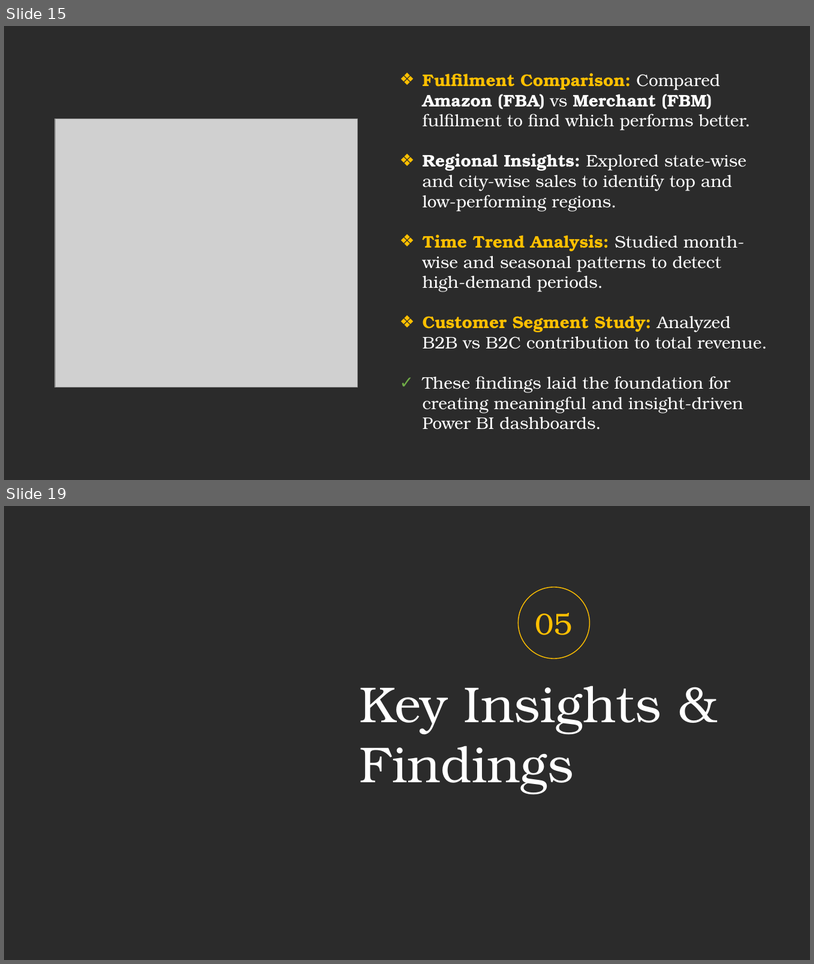
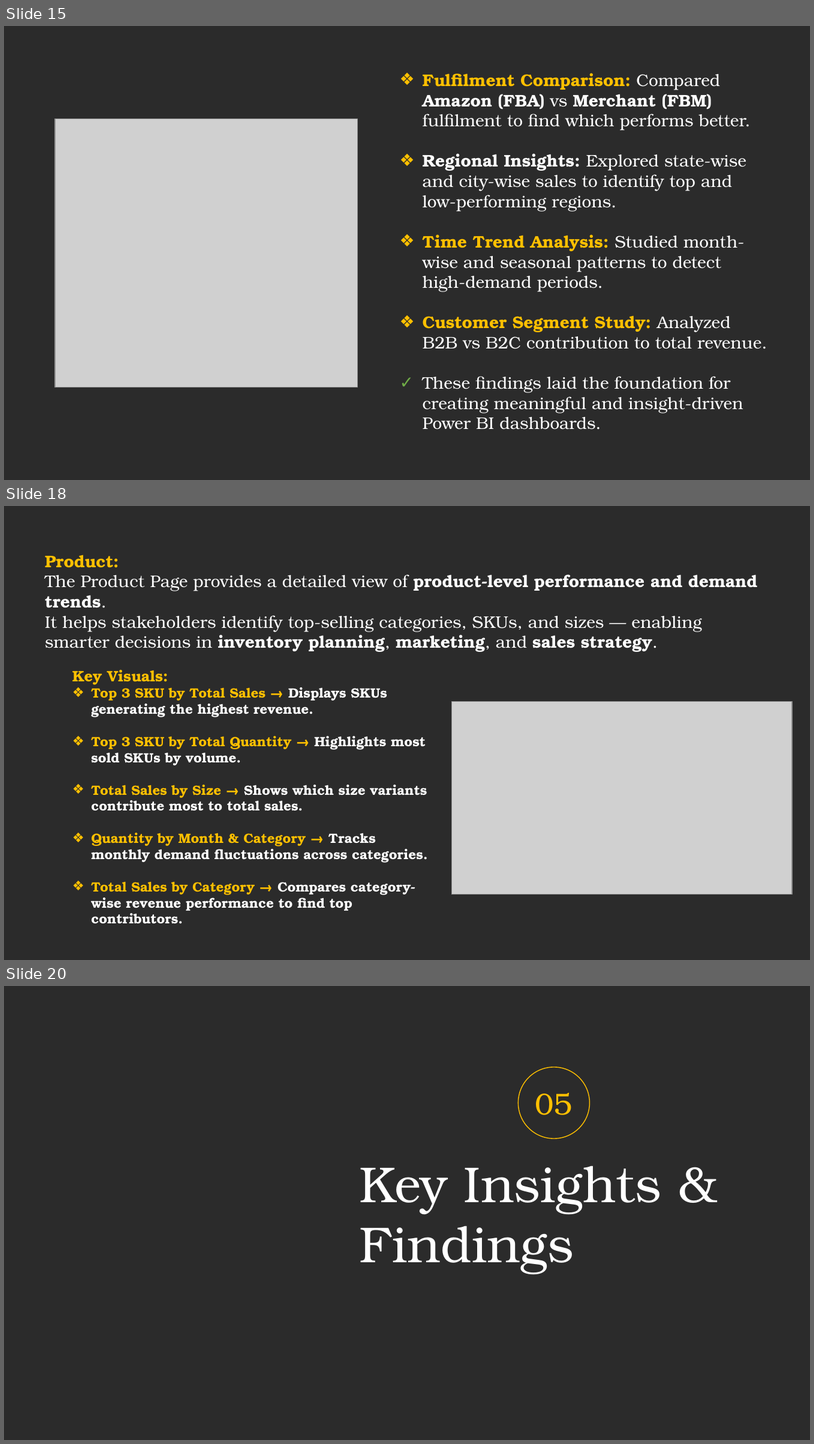
Before and after one commit to prafullwahatule/BI-Amazon-Sale-Report, a slide deck: Report/Amazon Sales Report.pptx. Shown one above the other, each under a label of ours: slides 15 and 19 before the commit, slides 15, 18 and 20 after it; the slides between them are not shown. The pictures are 814x964 and 814x1444 pixels, drawn with LibreOffice and Linux fonts; fonts in the diff are those of the drawing; grey boxes stand for pictures; background and template pictures are left out; a plain dark background stands for a picture behind light text. Boxes give left, top, right and bottom in pixels: in the first picture for what was removed or moved away, otherwise in the second. Text is boxed around its words. In the diff, an @@ line names an element or a change of style, - is before the commit and + after.

```diff
--- a/Report/Amazon Sales Report.pptx
+++ b/Report/Amazon Sales Report.pptx
@@ slide 18 added at bbox=[4, 506, 810, 960], background picture (left out) @@
@@ text added at bbox=[45, 555, 758, 652], 20 pt, text #FFFFFF @@
+Product:
+The Product Page provides a detailed view of product-level performance and demand trends.
+It helps stakeholders identify top-selling categories, SKUs, and sizes — enabling smarter decisions in inventory planning, marketing, and sales strategy.
@@ text added at bbox=[72, 669, 428, 924], 16 pt, text #FFFFFF, bold @@
+Key Visuals:
+❖ Top 3 SKU by Total Sales → Displays SKUs generating the highest revenue.
+❖ Top 3 SKU by Total Quantity → Highlights most sold SKUs by volume.
+❖ Total Sales by Size → Shows which size variants contribute most to total sales.
+❖ Quantity by Month & Category → Tracks monthly demand fluctuations across categories.
+❖ Total Sales by Category → Compares category-wise revenue performance to find top contributors.
@@ picture added at bbox=[452, 702, 792, 894] @@
@@ what was slide 19 is now slide 20 @@
```
Also in this commit, not shown: 1 slide changed, 1 other slide added, 1 slide removed, 1 other file.
